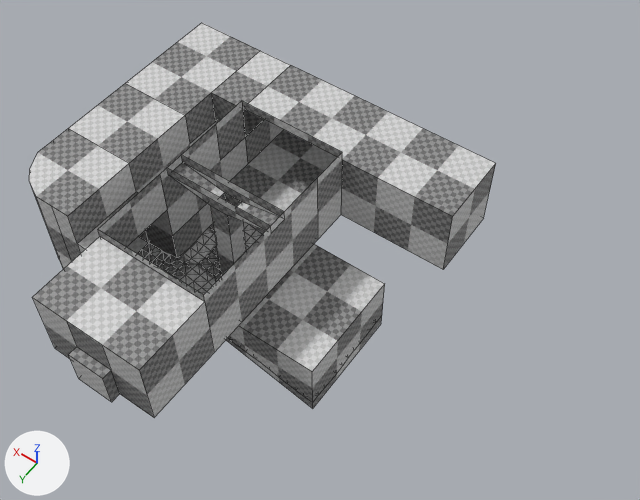
What one commit did to the Blender file data/maps/sandbox.blend.
One viewpoint serves both versions: a camera (50 mm lens) standing at (-36.2, 24.6, 68.7) and looking at (-4.6, -19.6, -0.8). The lights are fixed; the arrows at lower left show +X, +Y and +Z. Mesh edges are drawn as thin lines.
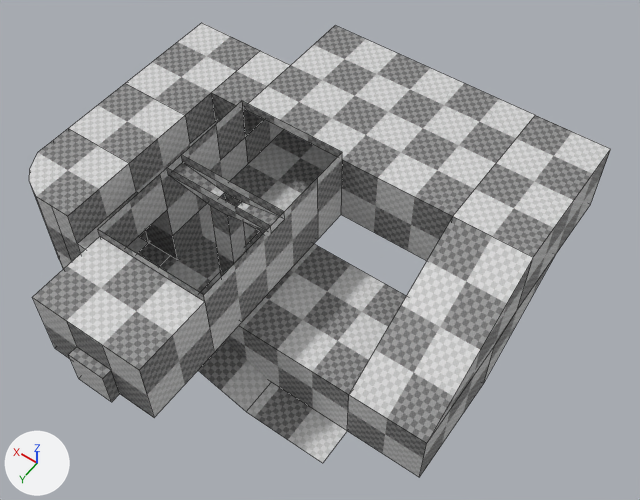
The change, as a list of edits to the scene's bpy script:
```text
Add img_glass_png:
    img_glass_png = load_image('glass.png', '../textures/glass.png', 256, 256, 'sRGB')
Add mat_textures_glass_png:
    mat_textures_glass_png = principled_material('textures/glass.png')
    mat_textures_glass_png.texture = img_glass_png
Change me_cube:
    used by ob_cube; location = (0.0, 0.0, 0.0)
    remove me_cube.from_pydata(...)  # 107 vertices, 69 faces; spans x -16.0..20.0, y -32.0..5.0, z -11.0..9.0
    add me_cube.from_pydata(...)  # 124 vertices, 84 faces; spans x -24.0..20.0, y -40.0..5.0, z -11.0..9.0
    me_cube part 1
    8 vertices are removed from x -16.0..8.0, y -32.0..-4.0, z -8.0..8.0
    10 faces are deleted
    2 vertices move from x 4.0..8.0, y -20.0..-8.0, z -4.0 to x 4.0..8.0, y -20.0..-8.0, z -8.0
    25 vertices are added at x -24.0..9.0, y -40.0..-4.0, z -8.0..8.0
    25 new faces join them
Change me_cube_005:
    used by ob_cube_002; location = (0.0, 0.0, 0.0)
    remove me_cube_005.from_pydata(...)  # 293 vertices, 512 faces; spans x -12.0..12.0, y -20.0..-8.0, z -6.9..-3.6
    add me_cube_005.from_pydata(...)  # 0 vertices, 0 faces; spans empty
    me_cube_005 part 2: the whole mesh is rebuilt
    add me_cube_005.materials.append(mat_textures_grid_png)  # picture img_grid_png
    add me_cube_005.materials.append(mat_textures_glass_png)  # picture img_glass_png
```

Changed parts and their boxes (x1, y1, x2, y2) in the pictures (640 x 500 px):
'Cube', reshaped (25% wider, 15% taller)
    before: (29, 23, 496, 418)
    after: (29, 23, 611, 477)
'Cube.002', no longer drawn
    before: (150, 222, 262, 295)
part 1 of me_cube, built on
    before: (137, 65, 496, 409)
    after: (137, 25, 611, 477)
